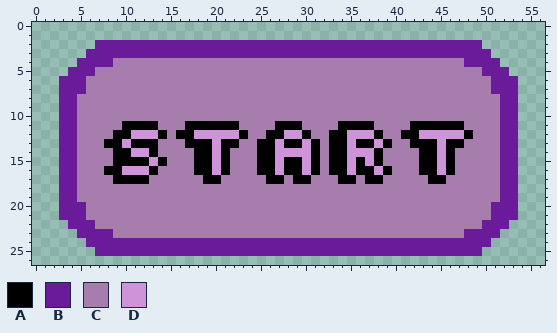
One commit to this pixel-art sprite: AI Takeover/start.png. The first picture shows the starting point.
The file is 100x100 pixels. The old version is drawn lined up with the new one, on the new canvas.
Palette (. is transparent): A #000000  B #6a1b9a  C #a67dad  D #ce93d8
After the commit:
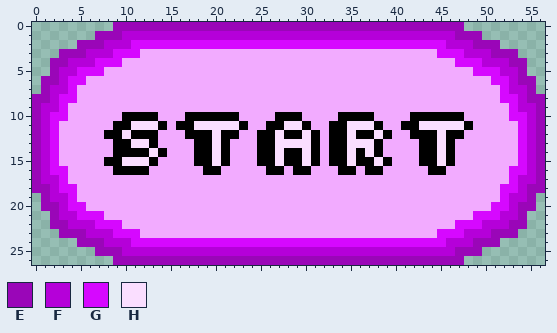
Colours new in this view: E #9a06b8  F #b500d9  G #d608ff  H #fadeff
Change:
canvas 100x100 -> 57x27, the old top-left corner now at -21,-36 (the part of the old canvas that was cut away was empty and is not shown)
colour C: #a67dad -> #f2abff
Changed rows in their new state; - is a pixel that keeps its letter.
first column x 0:
 0 ---------EEEEEEEEEEEEEEEEEEEEEEEEEEEEEEEEEEEEEEE---------
 1 -------EEEFFFFFFFFFFFFFFFFFFFFFFFFFFFFFFFFFFFFFEEE-------
 2 -----EEEFFFGGGGGGGGGGGGGGGGGGGGGGGGGGGGGGGGGGGFFFEEE-----
 3 ---EEEFFFGGGCCCCCCCCCCCCCCCCCCCCCCCCCCCCCCCCCGGGFFFEEE---
 4 --EEFFFGGG-------------------------------------GGGFFFEE--
 5 --EFFGGG-----------------------------------------GGGFFE--
 6 -EEFGG---------------------------------------------GGFEE-
 7 -EFFGC---------------------------------------------CGFFE-
 8 EEFGG-----------------------------------------------GGFEE
 9 EFFGC-----------------------------------------------CGFFE
10 EFGGC-----AAAA---AAAAAA----AAA----AAAA----AAAAAA----CGGFE
11 EFGCC----A-HHHA-A-HHHHHA--A-HHA--A-HHHA--A-HHHHHA---CCGFE
12 EFGCC---A-HAAAC-C-AAHAAC-A-HAAHA---HAAHA-C-AAHAAC---CCGFE
13 EFGCC---C-AHH----C--H-C----HHHH----HHHAC--C--H-C----CCGFE
14 EFGCC------AAHA-----H------HAAH----HAH-------H------CCGFE
15 EFGCC---A-HHHAC-----H------H--H----H-AHA-----H------CCGFE
16 EFGGC---C-AAAC----C-AC---C-AC-AC-C-AC-AC---C-AC-----CGGFE
17 EFFGC----CCCC------CC-----CC-CC---CC-CC-----CC------CGFFE
18 EEFGG-----------------------------------------------GGFEE
19 -EFFG-----------------------------------------------GFFE-
20 -EEFGG---------------------------------------------GGFEE-
21 --EFFGGG-----------------------------------------GGGFFE--
22 --EEFFFGGG-------------------------------------GGGFFFEE--
23 ---EEEFFFGGG---------------------------------GGGFFFEEE---
24 -----EEEFFFGGGGGGGGGGGGGGGGGGGGGGGGGGGGGGGGGGGFFFEEE-----
25 -------EEEFFFFFFFFFFFFFFFFFFFFFFFFFFFFFFFFFFFFFEEE-------
26 ---------EEEEEEEEEEEEEEEEEEEEEEEEEEEEEEEEEEEEEEE---------
